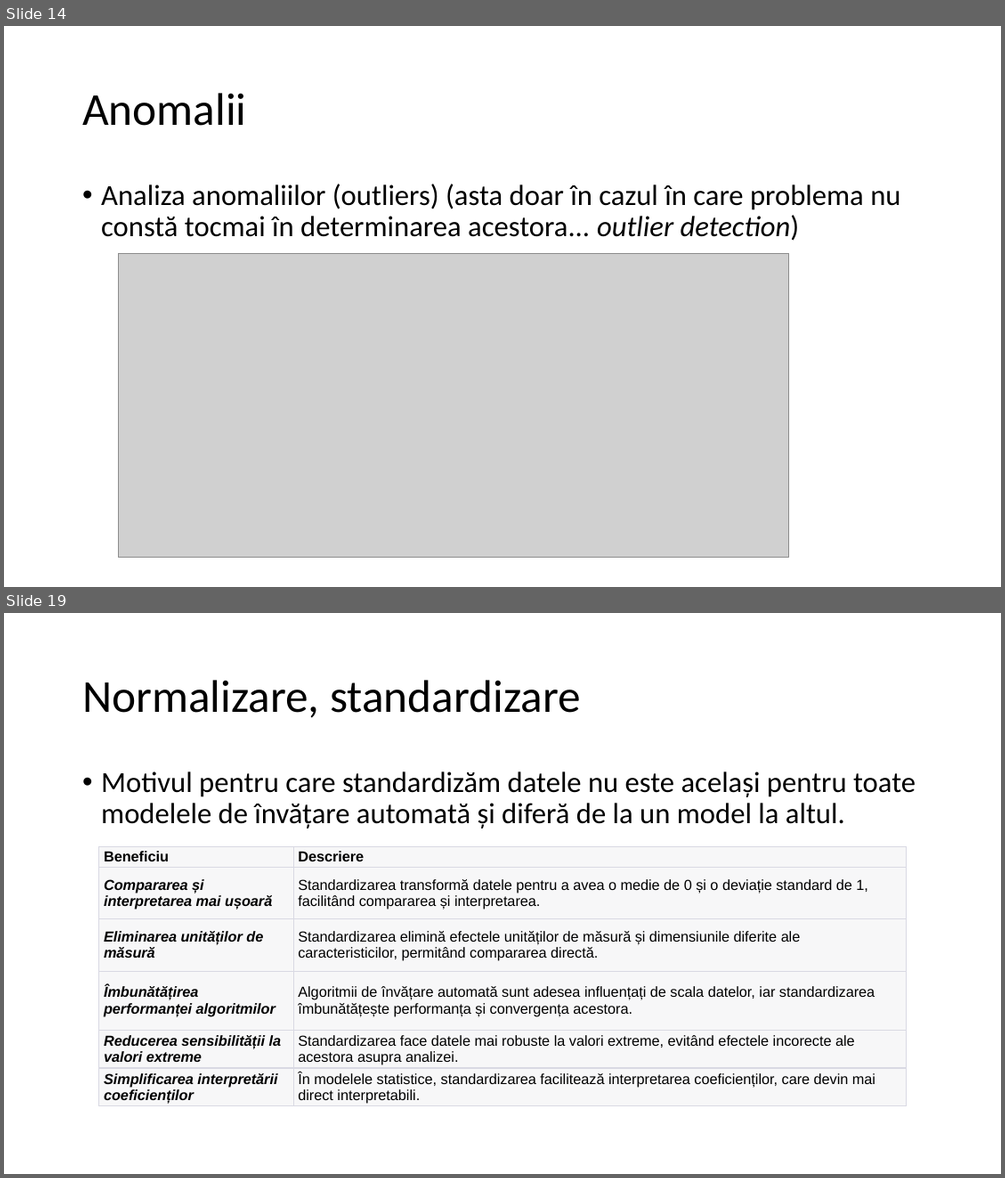
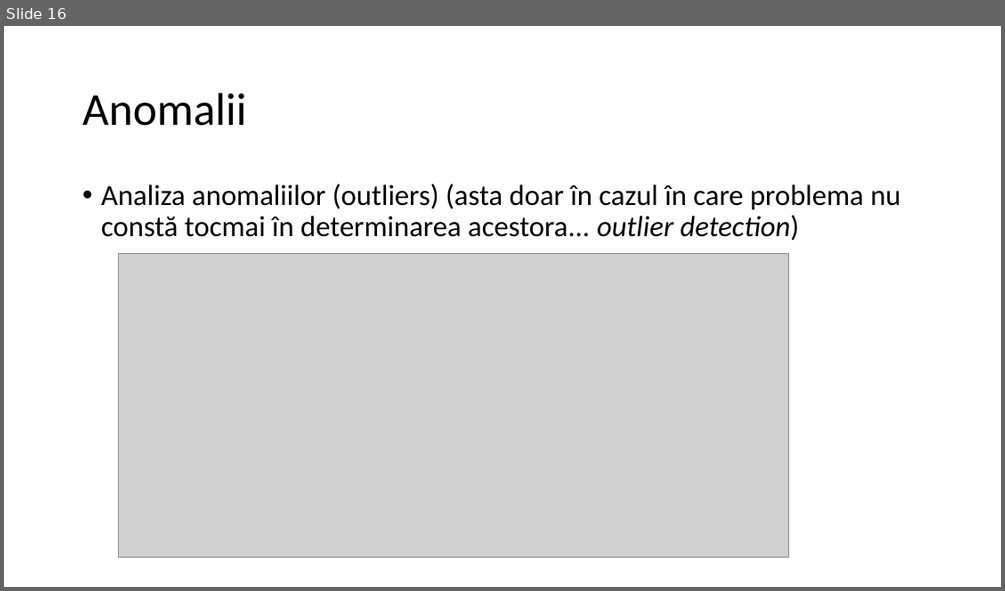
Before and after one commit to sbildea/SEED, a slide deck: cursuri/02-explorare-vizualizare/curs-02-analiza-exploratorie.pptx. Shown one above the other, each under a label of ours: slides 14 and 19 before the commit, slide 16 after it; the slides between them are not shown. The pictures are 1005x1178 and 1005x591 pixels, drawn with LibreOffice and Linux fonts; fonts in the diff are those of the drawing; grey boxes stand for pictures; background and template pictures are left out. Boxes give left, top, right and bottom in pixels: in the first picture for what was removed or moved away, otherwise in the second. Text is boxed around its words. In the diff, an @@ line names an element or a change of style, - is before the commit and + after.

```diff
--- a/cursuri/02-explorare-vizualizare/curs-02-analiza-exploratorie.pptx
+++ b/cursuri/02-explorare-vizualizare/curs-02-analiza-exploratorie.pptx
@@ slide 19 removed at [4, 613, 1001, 1174], background #FFFFFF @@
@@ title removed at [82, 680, 581, 718] @@
-Normalizare, standardizare
@@ text removed at [101, 771, 915, 828] @@
-• Motivul pentru care standardizăm datele nu este același pentru toate modelele de învățare automată și diferă de la un model la altul.
@@ table removed at [98, 846, 906, 1111], 6 rows, 2 columns @@
-Beneficiu | Descriere
-Compararea și interpretarea mai ușoară | Standardizarea transformă datele pentru a avea o medie de 0 și o deviație standard de 1, facilitând compararea și interpretarea.
-Eliminarea unităților de măsură | Standardizarea elimină efectele unităților de măsură și dimensiunile diferite ale caracteristicilor, permitând compararea directă.
-Îmbunătățirea performanței algoritmilor | Algoritmii de învățare automată sunt adesea influențați de scala datelor, iar standardizarea îmbunătățește performanța și convergența acestora.
-Reducerea sensibilității la valori extreme | Standardizarea face datele mai robuste la valori extreme, evitând efectele incorecte ale acestora asupra analizei.
-Simplificarea interpretării coeficienților | În modelele statistice, standardizarea facilitează interpretarea coeficienților, care devin mai direct interpretabili.
@@ what was slide 14 is now slide 16 @@
```
Also in this commit, not shown: 2 slides changed, 1 slide added, 13 other slides removed, 48 other files.
